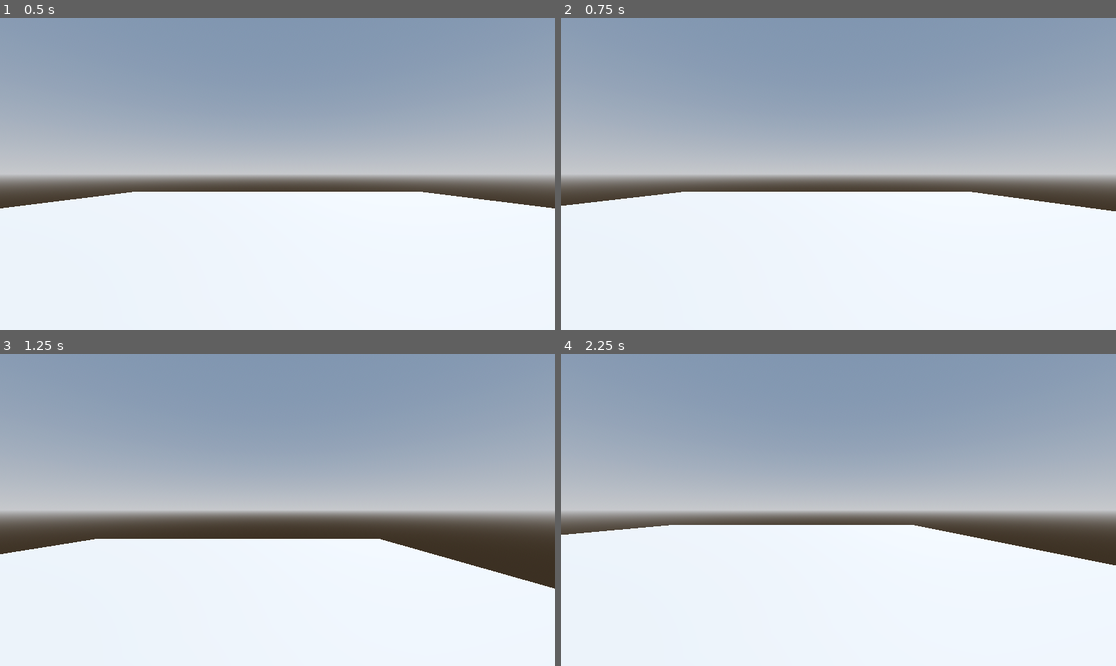
Above: before the commit, frames 1-4 (two rows, left to right).
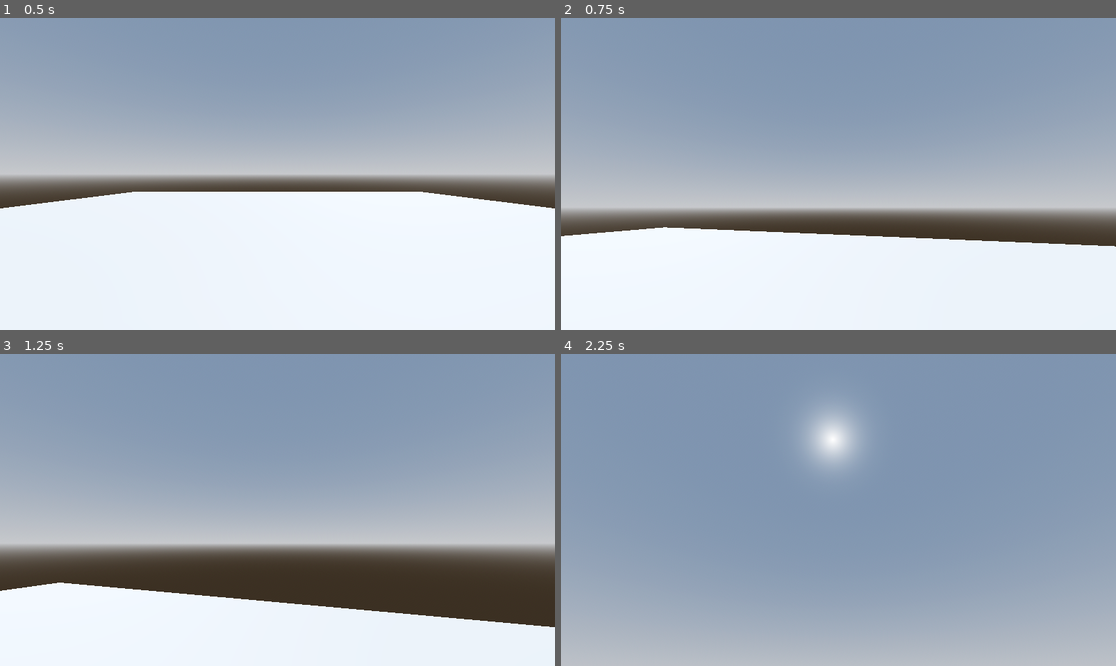
Above: after the commit, the same moments.

Repository: sebha01/Godot-Fps-Tutorial
Game: Godot game, scene res://Scenes/world.tscn
The game is run twice, just before and just after one commit, with the same random seed, the same clock (stepped at 60 frames per second) and the same inputs.
Inputs (mouse positions are in pixels of both pictures, inside the frame that each line leads up to):
- Up to frame 1 (0.5 s): no input
- Up to frame 2 (0.75 s): tap Enter at 0.5 s; move the mouse to (960, 158) at 0.52 s; hold Right (Right) from 0.53 s (still down)
- Up to frame 3 (1.25 s): keep holding Right (Right); tap Space (Jump) at 0.77 s
- Up to frame 4 (2.25 s): move the mouse to (727, 525) at 1.27 s; release Right (Right) at 1.28 s; hold S (Down) 1.28-2.03 s; tap Space (Jump) at 1.52 s; move the mouse to (894, 441) at 2.02 s; hold Right (Right) from 2.03 s (still down)

Frame 1 is identical in both runs. In frame 2, 23% of the frame differs, in the area x 0-100%, y 41-74%; in frame 3, 32%; in frame 4, 71%, in the area x 0-100%, y 17-100%.

Commit message:
Mouse movement for camera rotation implemented

Diff:
--- a/Scripts/Player.gd
+++ b/Scripts/Player.gd
@@ -3,8 +3,20 @@
 
 const SPEED = 10.0
 const JUMP_VELOCITY = 6.5
+const SENSITIVITY = 0.003
 
 var gravity = 9.8
+
+@onready var head = $Head
+@onready var camera = $Head/Camera3D
+
+func _ready():
+	Input.set_mouse_mode(Input.MOUSE_MODE_CAPTURED)
+
+func _unhandled_input(event):
+	if event is InputEventMouseMotion:
+		head.rotate_y(-event.relative.x * SENSITIVITY)
+		camera.rotate_x(-event.relative.y * SENSITIVITY)
 
 func _physics_process(delta):
 	# Add the gravity.
